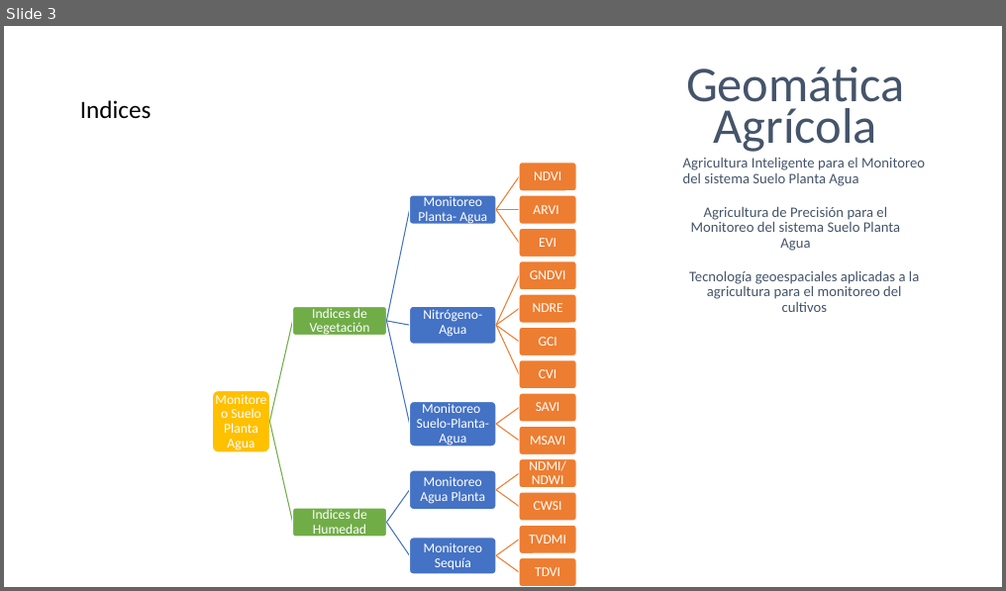
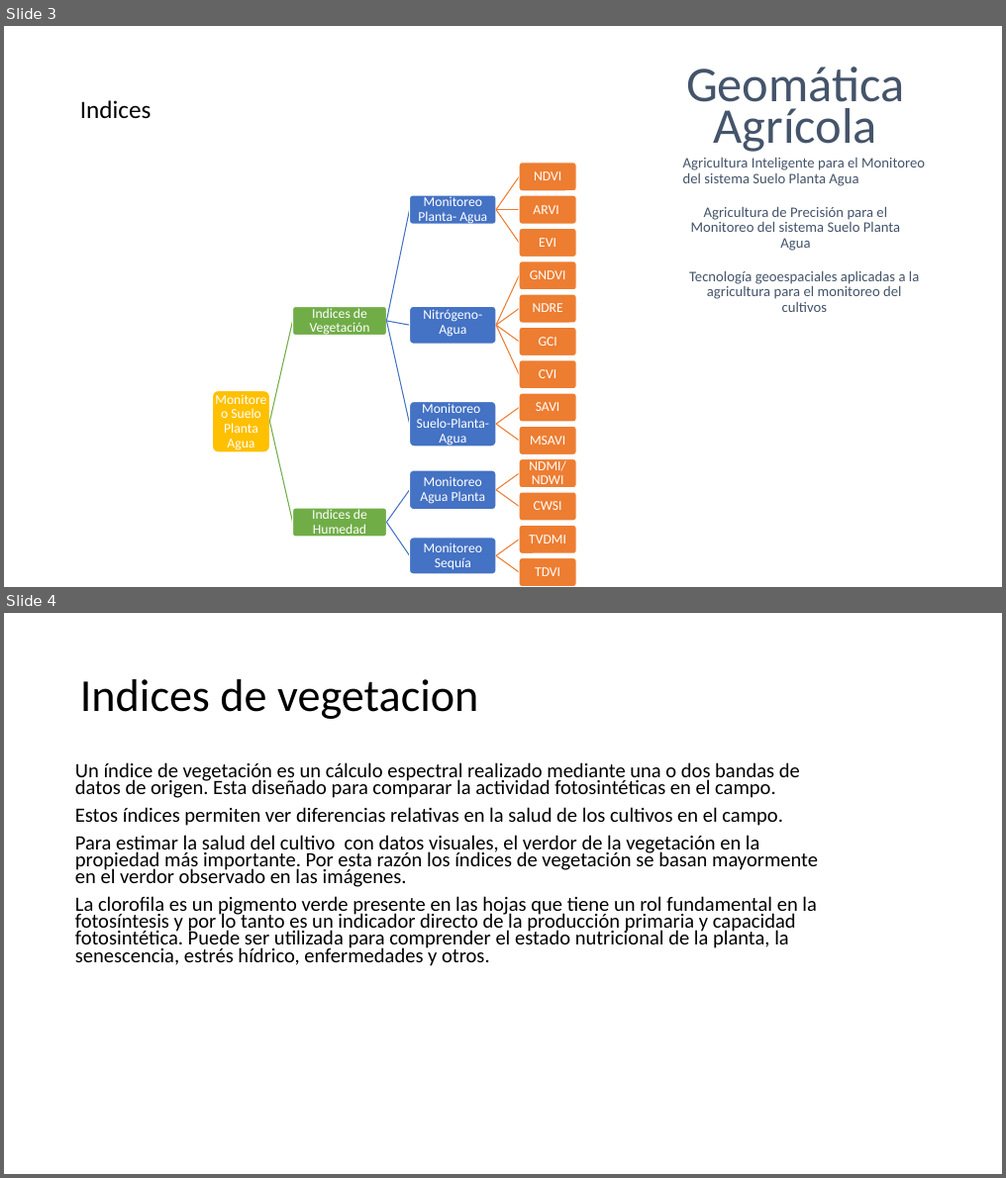
Before and after one commit to Sud-Austral/DATA-AGRO, a slide deck: Diseño/Chile/Geomática Agrícola_app.pptx. Shown one above the other, each under a label of ours: slide 3 before the commit, slides 3 and 4 after it. The pictures are 1006x591 and 1006x1178 pixels, drawn with LibreOffice and Linux fonts; fonts in the diff are those of the drawing. Boxes give left, top, right and bottom in pixels: in the first picture for what was removed or moved away, otherwise in the second. Text is boxed around its words. In the diff, an @@ line names an element or a change of style, - is before the commit and + after.

```diff
--- a/Diseño/Chile/Geomática Agrícola_app.pptx
+++ b/Diseño/Chile/Geomática Agrícola_app.pptx
@@ slide 4 added at (x1=4, y1=613, x2=1002, y2=1174), background #FFFFFF @@
@@ title added at (x1=80, y1=679, x2=478, y2=719), 44 pt, text #000000 @@
+Indices de vegetacion
@@ text added at (x1=75, y1=762, x2=818, y2=966), 19.6 pt, text #000000 @@
+Un índice de vegetación es un cálculo espectral realizado mediante una o dos bandas de datos de origen. Esta diseñado para comparar la actividad fotosintéticas en el campo.
+Estos índices permiten ver diferencias relativas en la salud de los cultivos en el campo.
+Para estimar la salud del cultivo con datos visuales, el verdor de la vegetación en la propiedad más importante. Por esta razón los índices de vegetación se basan mayormente en el verdor observado en las imágenes.
+La clorofila es un pigmento verde presente en las hojas que tiene un rol fundamental en la fotosíntesis y por lo tanto es un indicador directo de la producción primaria y capacidad fotosintética. Puede ser utilizada para comprender el estado nutricional de la planta, la senescencia, estrés hídrico, enfermedades y otros.
```
Also in this commit, not shown: 4 slides changed, 11 other slides added, 2 slides removed, 5 other files.
